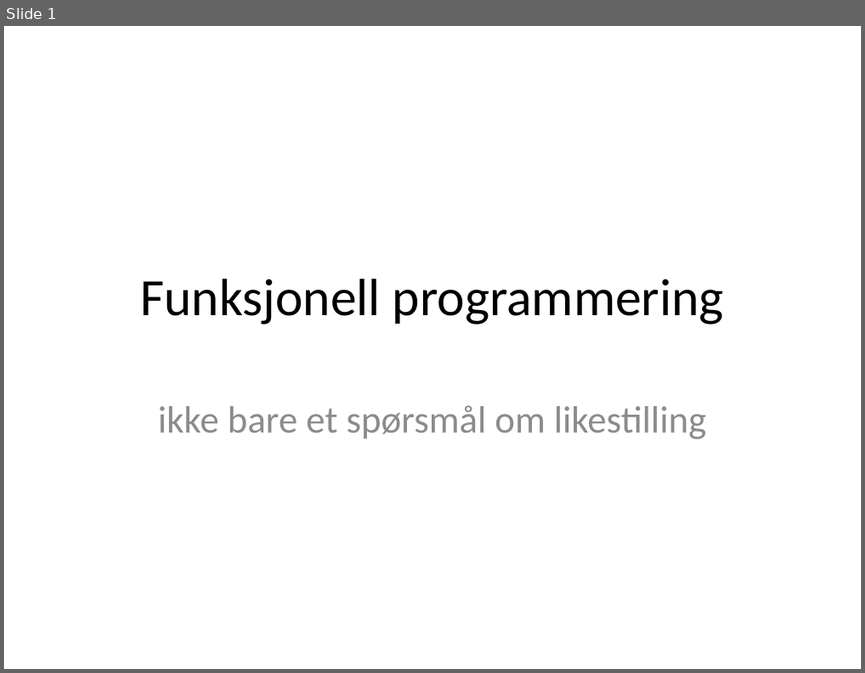
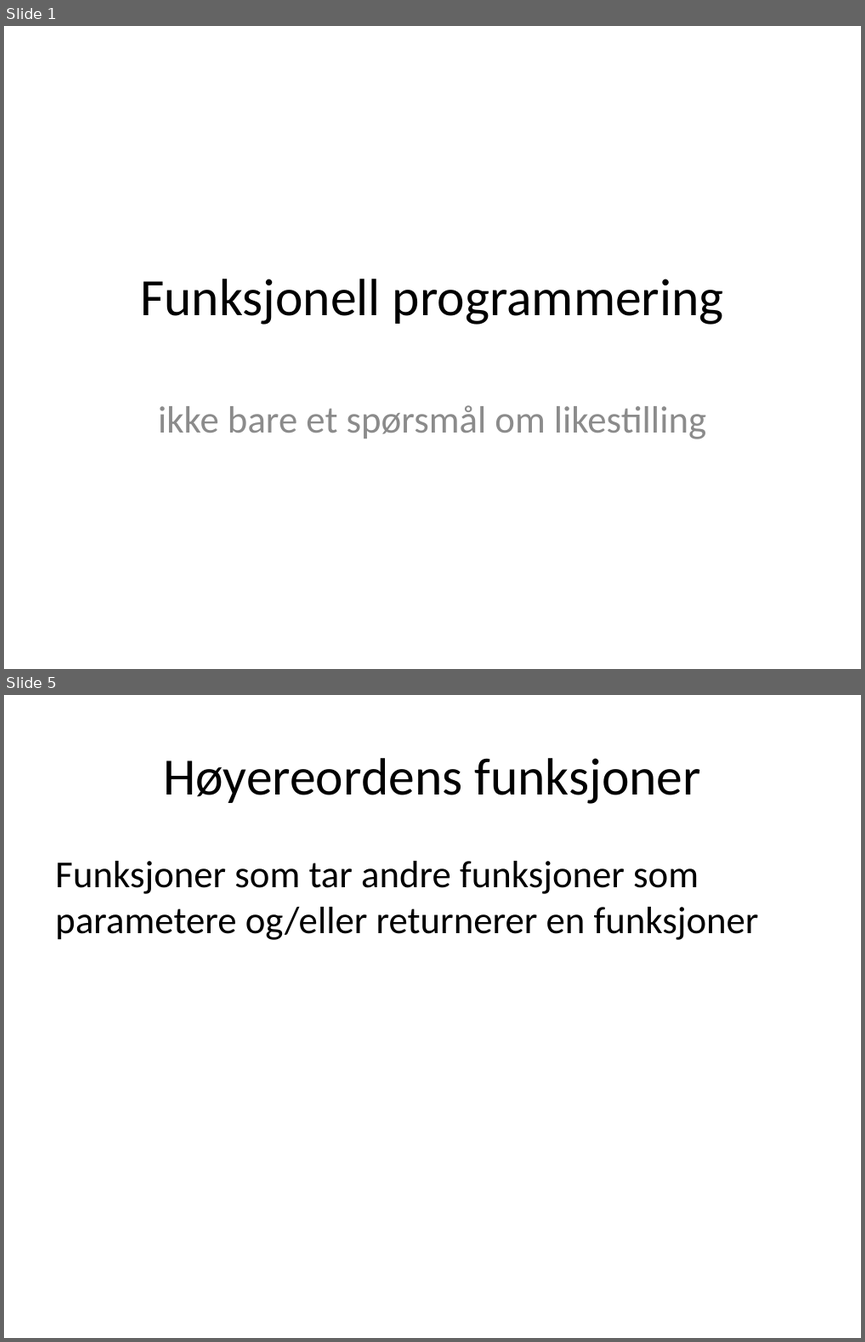
Before and after one commit to janeriksvendsen/functionalprogramming0, a slide deck: presentation/FunctionalProgramming0.pptx. Shown one above the other, each under a label of ours: slide 1 before the commit, slides 1 and 5 after it; the slides between them are not shown. The pictures are 865x673 and 865x1342 pixels, drawn with LibreOffice and Linux fonts; fonts in the diff are those of the drawing. Boxes give left, top, right and bottom in pixels: in the first picture for what was removed or moved away, otherwise in the second. Text is boxed around its words. In the diff, an @@ line names an element or a change of style, - is before the commit and + after.

```diff
--- a/presentation/FunctionalProgramming0.pptx
+++ b/presentation/FunctionalProgramming0.pptx
@@ slide 5 added at (x1=4, y1=695, x2=861, y2=1338), background #FFFFFF @@
@@ title added at (x1=163, y1=758, x2=701, y2=804), 44 pt, text #000000 @@
+Høyereordens funksjoner
@@ text added at (x1=55, y1=861, x2=759, y2=940), 32 pt, text #000000 @@
+Funksjoner som tar andre funksjoner som parametere og/eller returnerer en funksjoner
```
Also in this commit, not shown: 3 slides changed, 10 other slides added, 3 slides removed, 1 other file.
